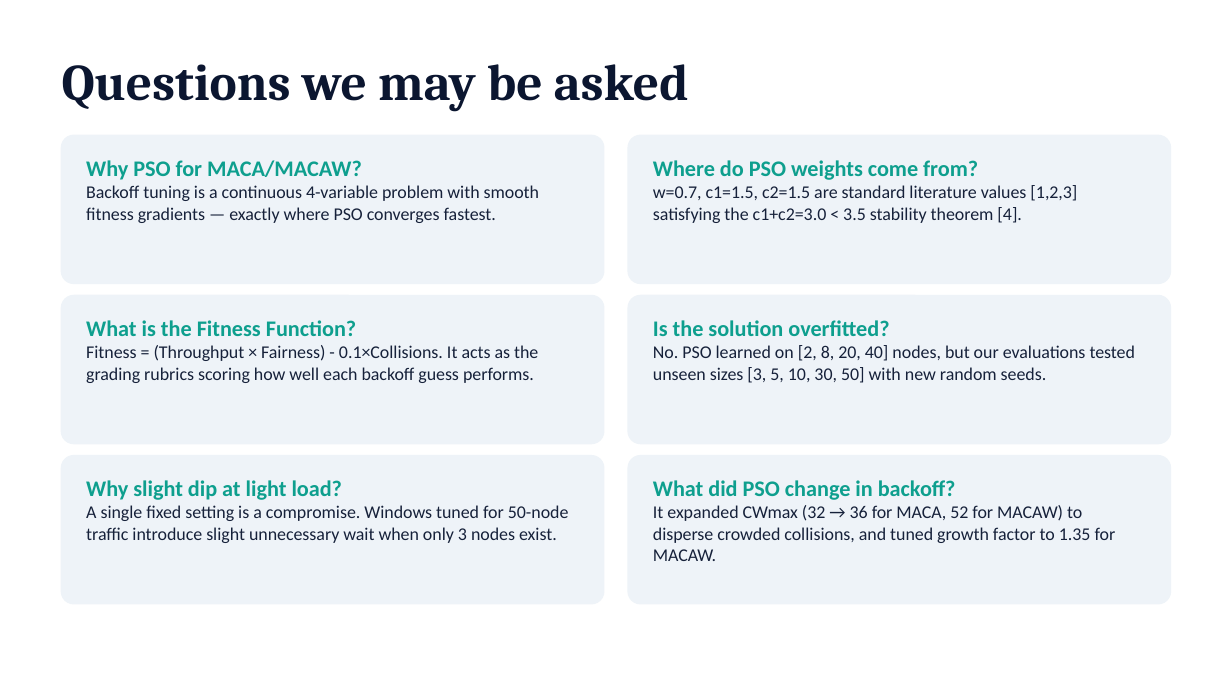
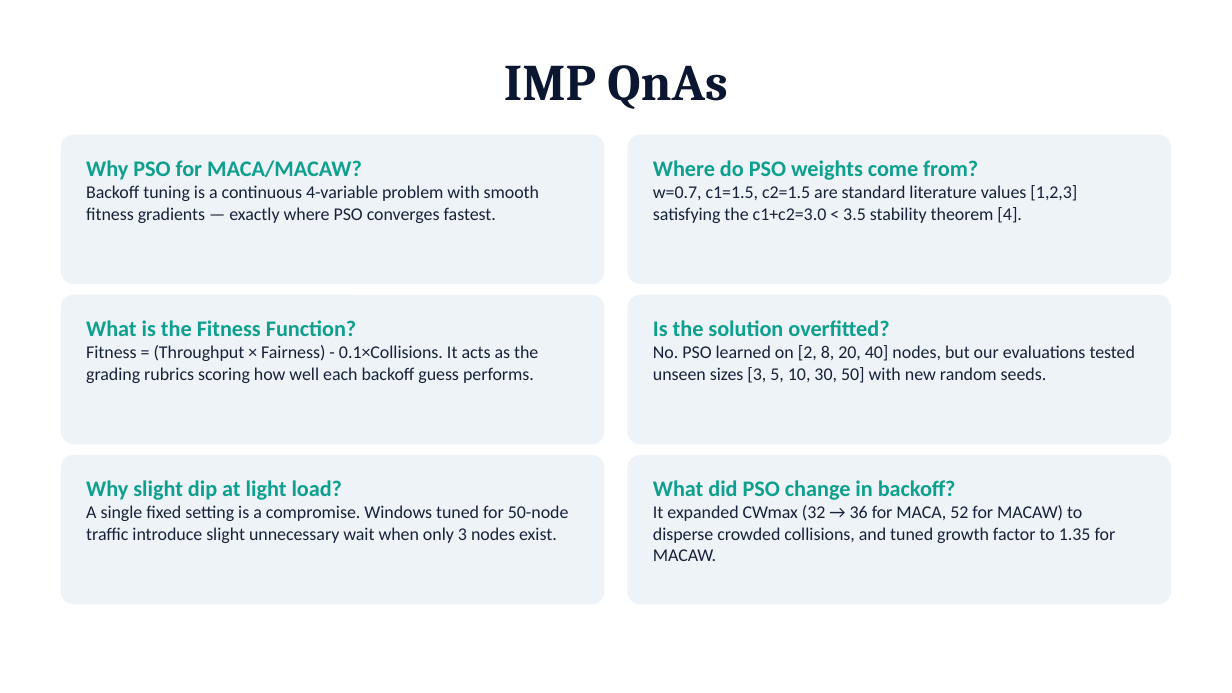
Before and after one commit to JayH25/NDO---MACA-MACAw-with-PSO-optimization, a slide deck: slide 14 of NDO_final.pptx. Drawn at 1232x693 pixels with LibreOffice and Linux fonts; fonts in the diff are those of the drawing. Boxes give left, top, right and bottom in pixels: in the first picture for what was removed or moved away, otherwise in the second. Text is boxed around its words. In the diff, an @@ line names an element or a change of style, - is before the commit and + after.

```diff
--- a/NDO_final.pptx
+++ b/NDO_final.pptx
@@ text at (504,65,727,109): text changed @@
-Questions we may be asked
+IMP QnAs
```
Also in this commit, not shown: 4 other slides changed, 3 other files.
